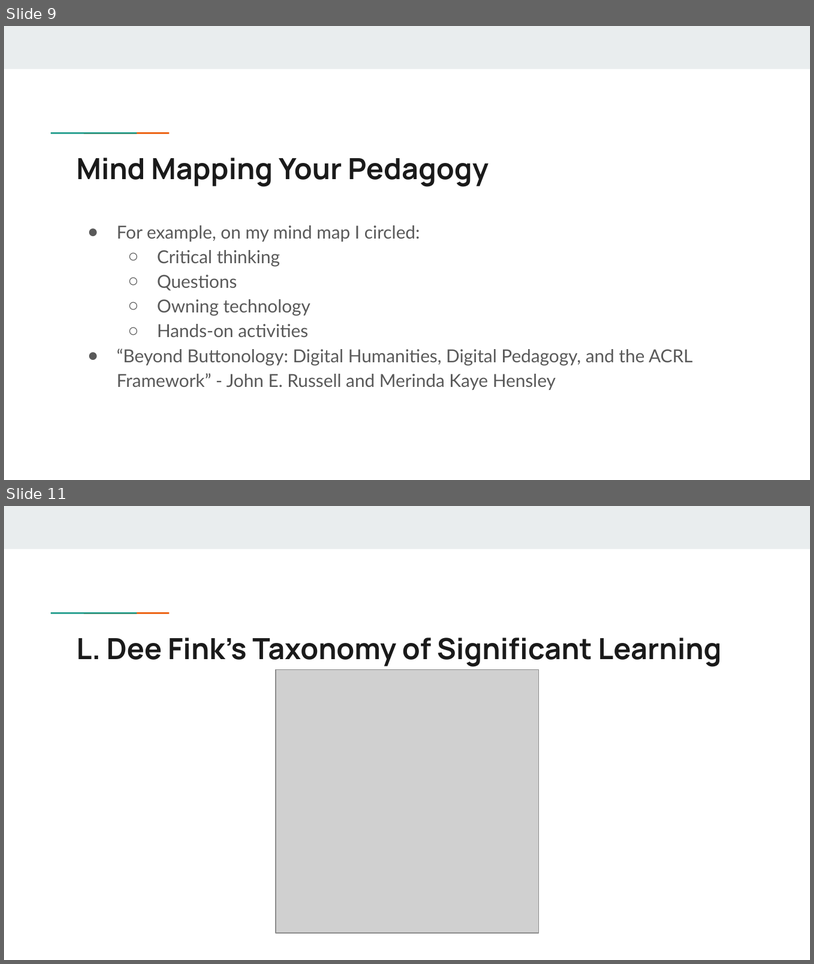
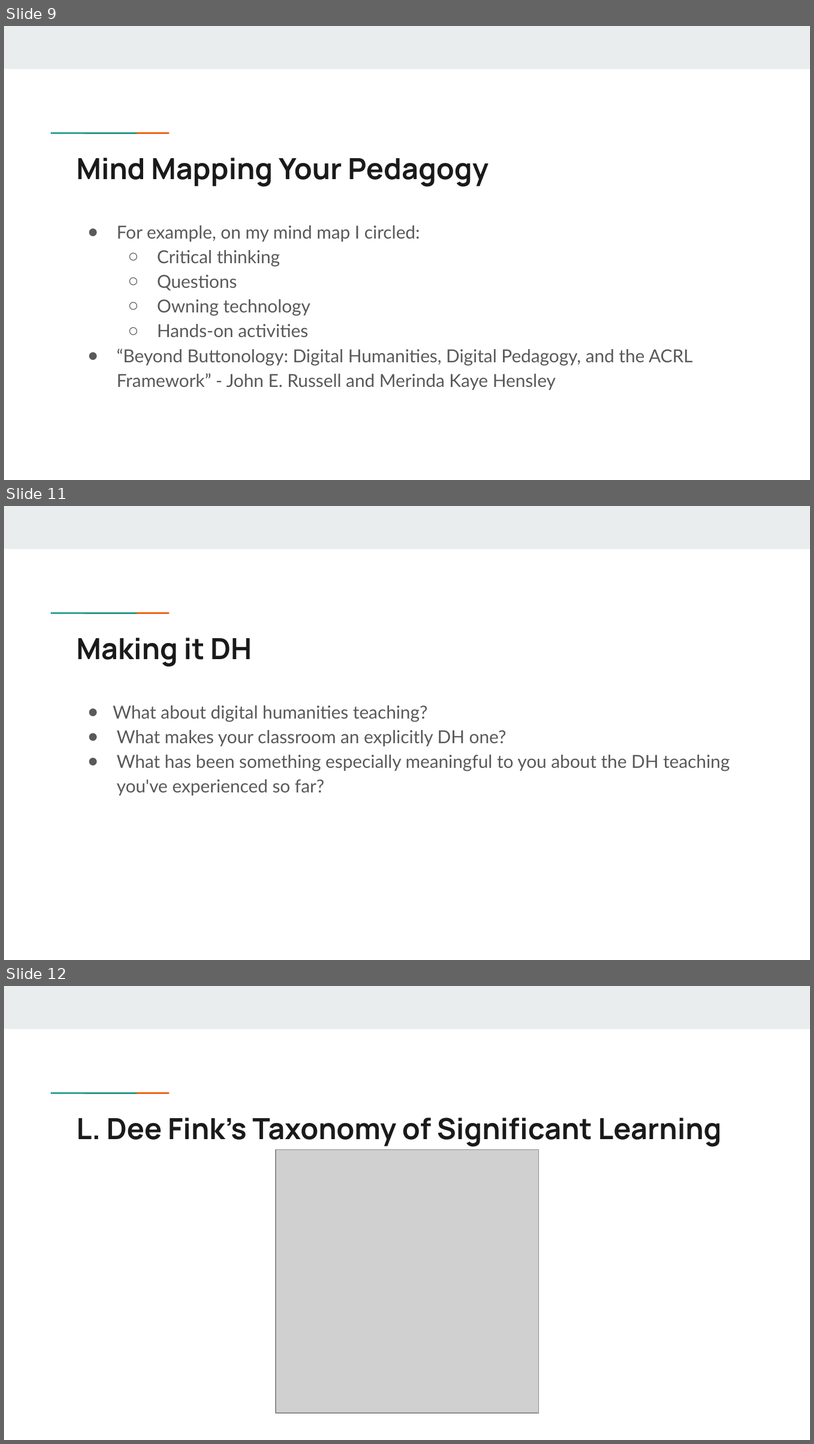
Before and after one commit to scholarslab/praxis, a slide deck: assets/mind-mapping-your-pedagogy.pptx. Shown one above the other, each under a label of ours: slides 9 and 11 before the commit, slides 9, 11 and 12 after it; the slides between them are not shown. The pictures are 814x964 and 814x1444 pixels, drawn with LibreOffice and Linux fonts; fonts in the diff are those of the drawing; grey boxes stand for pictures. Boxes give left, top, right and bottom in pixels: in the first picture for what was removed or moved away, otherwise in the second. Text is boxed around its words. In the diff, an @@ line names an element or a change of style, - is before the commit and + after.

```diff
--- a/assets/mind-mapping-your-pedagogy.pptx
+++ b/assets/mind-mapping-your-pedagogy.pptx
@@ slide 11 added at (4,506,810,960), background #FFFFFF; not listed: 3 template elements that a slide beside it also shows @@
@@ title added at (77,637,252,667), 26 pt, text #1A1A1A, bold @@
+Making it DH
@@ text added at (113,705,730,795), 16 pt, text #595959 @@
+● What about digital humanities teaching?
+● What makes your classroom an explicitly DH one?
+● What has been something especially meaningful to you about the DH teaching you've experienced so far?
@@ what was slide 11 is now slide 12 @@
```
Also in this commit, not shown: 2 slides changed, 4 other files.
